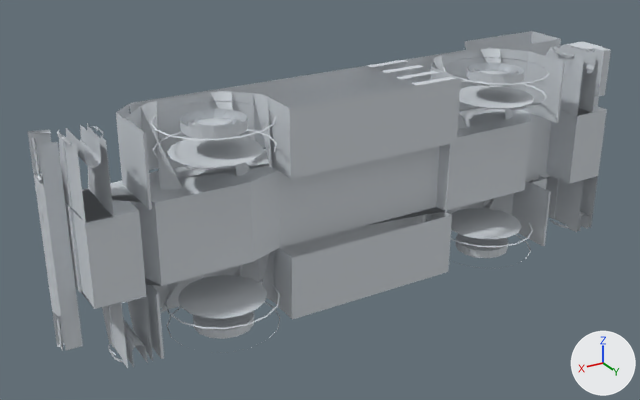
Before and after pictures for a commit that changed the glTF model models/KATO_SR250Rf2/body.glb.
Rendered twice from a camera (50 mm lens) standing at (5600.0, 7382.0, 4162.0) and looking at (270.0, -1502.0, -280.0). Arrows for +X, +Y and +Z are at lower right; the lights stay in place. The picture after the commit comes second. Vertices at exactly the same position are counted once.

The first picture shows 'body'.
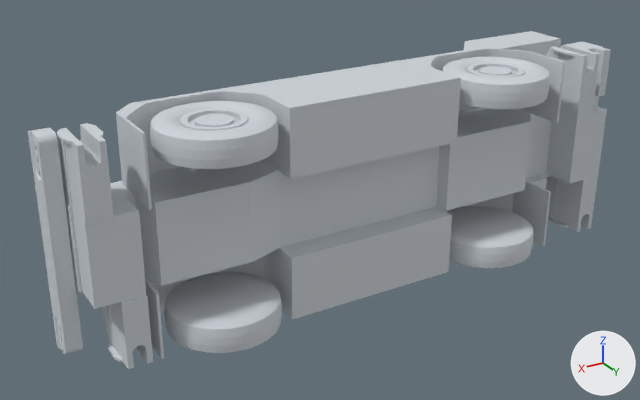
Boxes (x1, y1, x2, y2) around the edits, measured in the pictures (640 x 400 px; the box of a moved part takes in the faces that stretch with it):
'body', reshaped: before (28, 31, 611, 368); after (28, 31, 611, 369)
part 1 of me_body, rebuilt: before (180, 112, 248, 139); after (180, 108, 248, 130)
part 2 of me_body, rebuilt: before (467, 65, 524, 85); after (467, 62, 524, 77)
part 3 of me_body, rebuilt (not visible afterwards): before (456, 234, 508, 256)
part 4 of me_body, rebuilt (not visible afterwards): before (193, 311, 254, 337)
part 5 of me_body, added: after (164, 272, 282, 353)
part 6 of me_body, added: after (446, 206, 533, 268)
part 7 of me_body, added: after (442, 57, 550, 109)
part 8 of me_body, added: after (150, 101, 278, 169)
part 9 of me_body, deleted: before (479, 66, 512, 75)
part 10 of me_body, deleted: before (195, 114, 233, 127)
part 11 of me_body, moved or reshaped: before (28, 41, 610, 355); after (28, 41, 610, 369)

Patch to the scene script:
```diff
--- a/models/KATO_SR250Rf2/body.glb.py
+++ b/models/KATO_SR250Rf2/body.glb.py
@@ me_body @@
 # used by ob_body; location = (0.0, 0.0, 0.0)
-me_body.from_pydata(...)  # 2987 vertices, 3174 faces; spans x -4145.0..3748.0, y -2503.0..-234.0, z -1311.0..1311.0
+me_body.from_pydata(...)  # 6336 vertices, 12492 faces; spans x -4145.0..3748.0, y -2503.0..-220.0, z -1311.0..1311.0
+# me_body part 1: the loose piece of 33 vertices spanning x 1585.0..2295.0, y -1253.0..-543.0, z 1139.0..1221.0 is rebuilt with 224 vertices and now spans x 1584.0..2294.0, y -1254.0..-543.0, z 1139.0..1248.0
+# me_body part 2: the loose piece of 33 vertices spanning x -2315.0..-1605.0, y -1253.0..-543.0, z 1139.0..1221.0 is rebuilt with 224 vertices and now spans x -2316.0..-1606.0, y -1254.0..-543.0, z 1139.0..1248.0
+# me_body part 3: the loose piece of 33 vertices spanning x -2315.0..-1605.0, y -1253.0..-543.0, z -1221.0..-1139.0 is rebuilt with 224 vertices and now spans x -2316.0..-1606.0, y -1254.0..-543.0, z -1248.0..-1139.0
+# me_body part 4: the loose piece of 33 vertices spanning x 1585.0..2295.0, y -1253.0..-543.0, z -1221.0..-1139.0 is rebuilt with 224 vertices and now spans x 1584.0..2294.0, y -1254.0..-543.0, z -1248.0..-1139.0
+# me_body part 5: a new loose piece of 634 vertices spanning x 1262.0..2615.0, y -1573.0..-220.0, z -1277.0..-893.0, in mat_material_0 (light grey #ced4da)
+# me_body part 6: a new loose piece of 634 vertices spanning x -2638.0..-1285.0, y -1573.0..-220.0, z -1277.0..-893.0, in mat_material_0 (light grey #ced4da)
+# me_body part 7: a new loose piece of 634 vertices spanning x -2638.0..-1285.0, y -1573.0..-220.0, z 893.0..1277.0, in mat_material_0 (light grey #ced4da)
+# me_body part 8: a new loose piece of 634 vertices spanning x 1262.0..2615.0, y -1573.0..-220.0, z 893.0..1277.0, in mat_material_0 (light grey #ced4da)
+# me_body part 9: the loose piece of 28 vertices spanning x -2157.0..-1763.0, y -1100.0..-696.0, z 1196.0..1237.0 is deleted
+# me_body part 10: the loose piece of 28 vertices spanning x 1743.0..2137.0, y -1100.0..-696.0, z 1196.0..1237.0 is deleted
+# me_body part 11: 8 vertices moved within x -4125.0, y -1110.0..-976.0, z -774.0..774.0; 1691 vertices removed from x -4145.0..3748.0, y -2294.0..-234.0, z -1310.0..1310.0; 1852 vertices added at x -4145.0..3748.0, y -2294.0..-641.0, z -1310.0..1310.0
+# other edits to the shape of me_body do not show in these pictures
 me_body.materials.append(mat_material_0)
```
